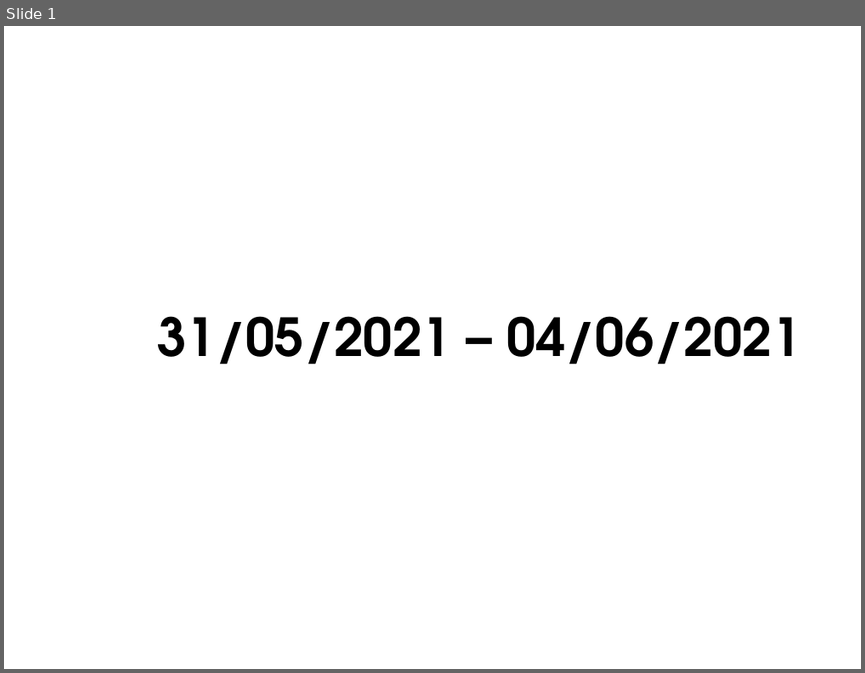
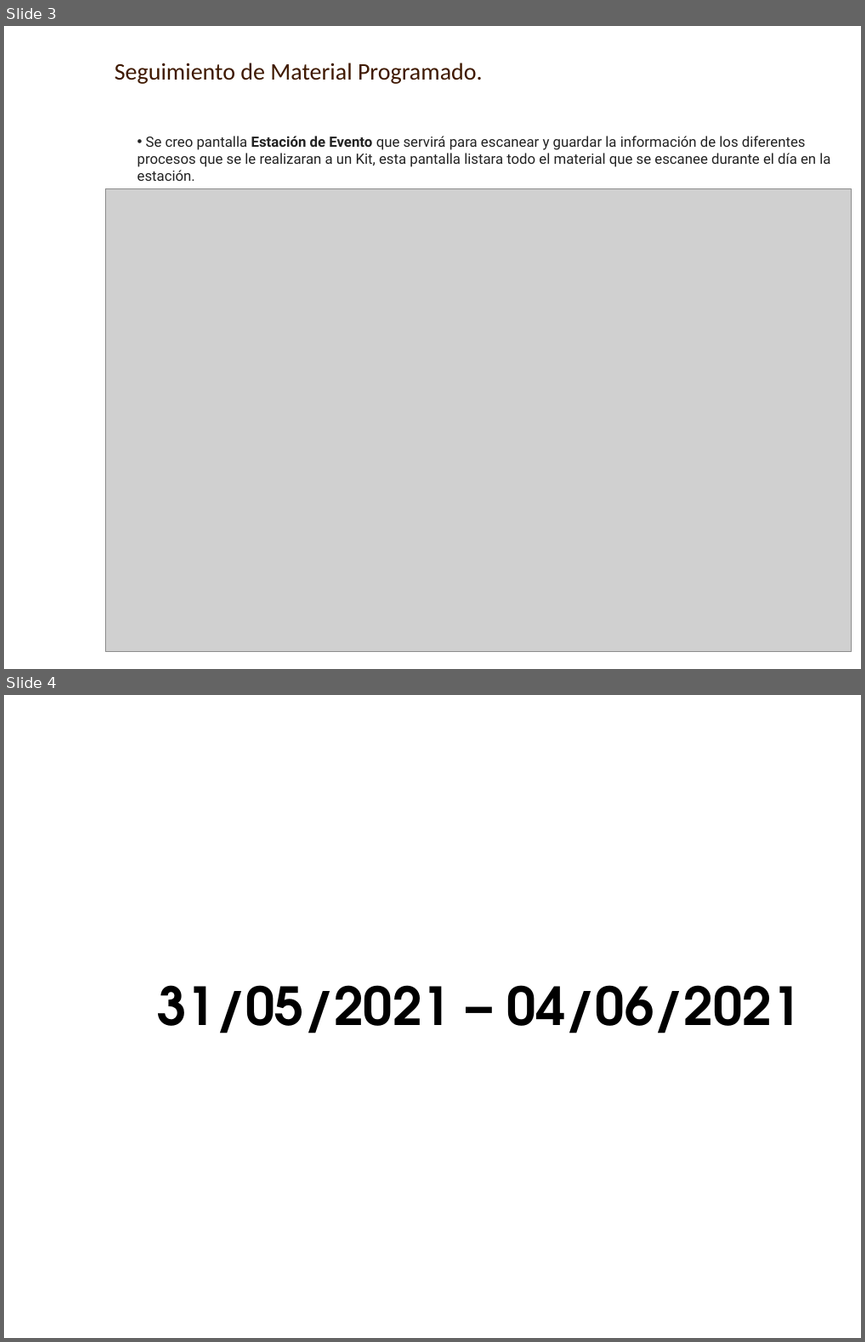
Before and after one commit to AXDELAROSA/PRODUCTION, a slide deck: Seguimiento Material Programado/Docs/[PRD]_Seguimiento_Material_Programado.pptx. Shown one above the other, each under a label of ours: slide 1 before the commit, slides 3 and 4 after it. The pictures are 865x673 and 865x1342 pixels, drawn with LibreOffice and Linux fonts; fonts in the diff are those of the drawing; grey boxes stand for pictures; background and template pictures are left out. Boxes give left, top, right and bottom in pixels: in the first picture for what was removed or moved away, otherwise in the second. Text is boxed around its words. In the diff, an @@ line names an element or a change of style, - is before the commit and + after.

Commit message:
CAMBIOS PARA ESTACION DE EVENTOS DE KIT

```diff
--- a/Seguimiento Material Programado/Docs/[PRD]_Seguimiento_Material_Programado.pptx
+++ b/Seguimiento Material Programado/Docs/[PRD]_Seguimiento_Material_Programado.pptx
@@ slide 3 added at box(4, 26, 861, 669), background picture (left out) @@
@@ text added at box(114, 63, 483, 84), 20 pt, text #3F1900 @@
+Seguimiento de Material Programado.
@@ text added at box(137, 136, 830, 181), 12 pt, text #222222 @@
+• Se creo pantalla Estación de Evento que servirá para escanear y guardar la información de los diferentes procesos que se le realizaran a un Kit, esta pantalla listara todo el material que se escanee durante el día en la estación.
@@ picture added at box(106, 189, 851, 651) @@
@@ what was slide 1 is now slide 4 @@
```
Also in this commit, not shown: 2 other slides added, 7 other files.
